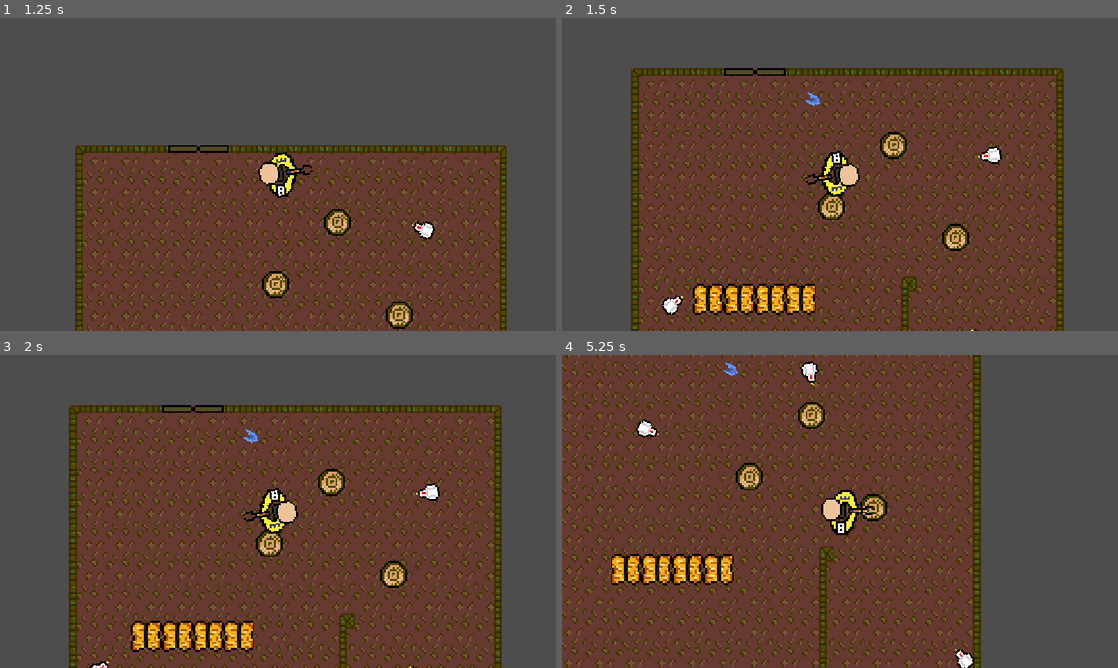
Above: before the commit, frames 1-4 (two rows, left to right).
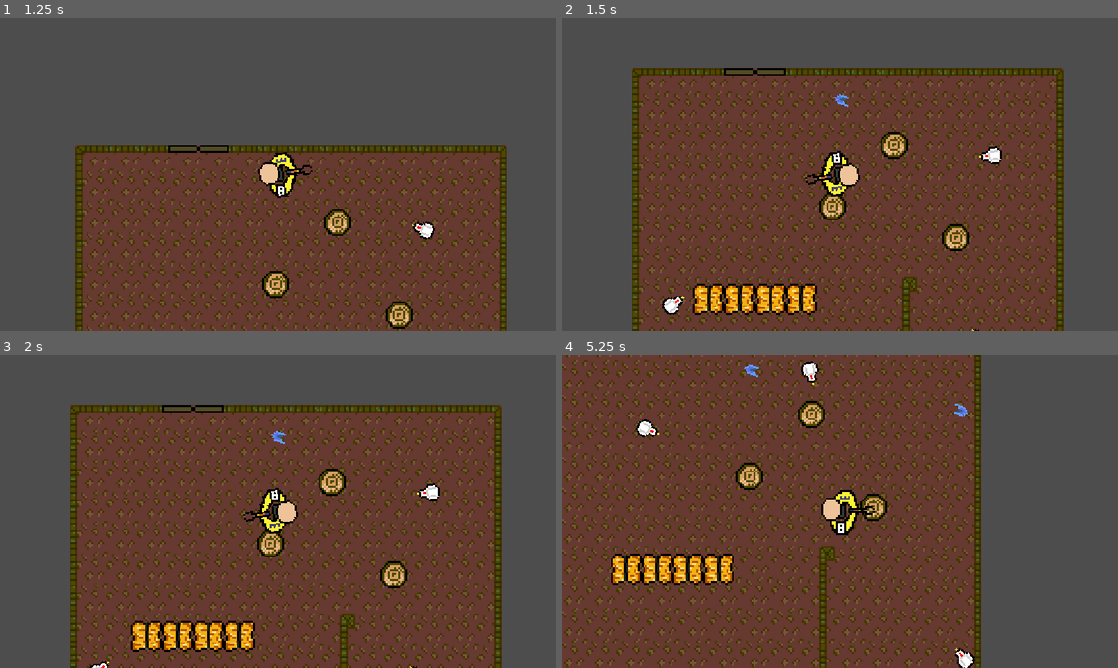
Above: after the commit, the same moments.

Repository: C6-H/BouncyBulletBounce
Game: Godot game, scene res://Scenes/room.tscn
Two runs of this game, one before a commit and one after it. Both use one fixed random seed, a clock stepped at 60 frames per second and the inputs below. This scene is started directly instead of the project's main scene.
Inputs (mouse positions are in pixels of both pictures, inside the frame that each line leads up to):
- Up to frame 1 (1.25 s): tap Enter at 0.5 s; move the mouse to (400, 158) at 0.52 s; press the mouse at (400, 158) at 0.53 s; hold D (Right) from 0.53 s (still down)
- Up to frame 2 (1.5 s): move the mouse to (728, 190) at 1.27 s; release D (Right) at 1.28 s; release the mouse at (728, 190) at 1.28 s; hold S (Down) from 1.28 s (still down); click (728, 190) at 1.35 s
- Up to frame 3 (2 s): keep holding S (Down)
- Up to frame 4 (5.25 s): move the mouse to (895, 442) at 2.02 s; release S (Down) at 2.03 s; press the mouse at (895, 442) at 2.03 s; hold D (Right) 2.03-2.78 s; move the mouse to (812, 574) at 2.77 s; release the mouse at (812, 574) at 2.78 s; hold W (Up) 2.78-3.53 s; click (812, 574) at 2.85 s; move the mouse to (1006, 558) at 3.52 s; press the mouse at (1006, 558) at 3.53 s; hold A (Left) 3.53-5.03 s; tap Space at 4.25 s; move the mouse to (673, 464) at 4.27 s; release the mouse at (673, 464) at 4.28 s; click (673, 464) at 4.35 s; move the mouse to (867, 511) at 5.02 s; press the mouse at (867, 511) at 5.03 s; hold S (Down) from 5.03 s (still down)

Frame 1 is identical in both runs. In frame 2, 4.8% of the frame differs, in the area x 12-90%, y 16-100%; in frame 3, 4.8%; in frame 4, 8.1%, in the area x 0-75%, y 0-100%.

Commit message:
Fixed some bullet stuff

Diff:
--- a/Scenes/Bullet.tscn
+++ b/Scenes/Bullet.tscn
@@ -3,19 +3,27 @@
 [ext_resource type="Script" uid="uid://cf1r0bseeym8c" path="res://Scripts/bullet.gd" id="1_14k46"]
 [ext_resource type="Texture2D" uid="uid://b7r3q5np3ye2d" path="res://Assets/Bullet.png" id="1_xjght"]
 
-[sub_resource type="RectangleShape2D" id="RectangleShape2D_v7ihv"]
-size = Vector2(4.9999905, 6)
+[sub_resource type="CapsuleShape2D" id="CapsuleShape2D_si4lm"]
+radius = 1.9999945
+height = 3.999989
 
 [node name="Bullet" type="CharacterBody2D" unique_id=1850328363]
 rotation = -1.5727693
+collision_layer = 4
+collision_mask = 4
 script = ExtResource("1_14k46")
 
 [node name="CollisionShape2D" type="CollisionShape2D" parent="." unique_id=1930637080]
-position = Vector2(0.4960531, 1.999997)
-scale = Vector2(1.0000002, 1.0000002)
-shape = SubResource("RectangleShape2D_v7ihv")
+position = Vector2(4.7683716e-07, -2.3841858e-07)
+scale = Vector2(1.0000005, 1.0000005)
+shape = SubResource("CapsuleShape2D_si4lm")
 
 [node name="Sprite2D" type="Sprite2D" parent="." unique_id=1747350223]
 texture_filter = 1
 rotation = -3.1437325
 texture = ExtResource("1_xjght")
+
+[node name="CollisionCooldown" type="Timer" parent="." unique_id=801060945]
+wait_time = 0.1
+
+[connection signal="timeout" from="CollisionCooldown" to="." method="_on_collision_cooldown_timeout"]
--- a/Scenes/player.tscn
+++ b/Scenes/player.tscn
@@ -37,3 +37,5 @@
 zoom = Vector2(4, 4)
 
 [node name="Gun" type="Marker2D" parent="." unique_id=1911579320]
+position = Vector2(0, 1)
+rotation = 1.5707964
--- a/Scripts/bullet.gd
+++ b/Scripts/bullet.gd
@@ -1,17 +1,29 @@
 extends CharacterBody2D
 @onready var sprite_2d: Sprite2D = $Sprite2D
 
-var max_bounces = 3
+var max_bounces = 30
 var bounces = 0
+var speed: float = 10
+var collidable = true
+var last_pos: Vector2 = Vector2(0, 0)
 
 func _physics_process(delta: float) -> void:
+	if last_pos != position:
+		last_pos = position
+		look_at(last_pos)
+		rotate(PI - PI/6)
 	var collision = move_and_collide(velocity * delta)
 
 	if collision:
 		velocity = velocity.bounce(collision.get_normal())
 		bounces += 1
+		collidable = false
 
 	if bounces > max_bounces:
 		queue_free()
 
 	rotation = velocity.angle() + 90
+
+
+func _on_collision_cooldown_timeout() -> void:
+	collidable = true
--- a/Scripts/player.gd
+++ b/Scripts/player.gd
@@ -7,7 +7,7 @@
 
 var charging = false
 @onready var reload_timer: Timer = $"Reload timer"
-var bullet_speed = 0
+var bullet_speed = 1.0
 
 var elapsed_time = 0.0
 
@@ -39,12 +39,12 @@
 		print("shoot")
 		shoot()
 
-	if Input.is_action_just_released("Shoot"):
+	if Input.is_action_just_released("Shoot") and charging:
 		charging = false
 		if elapsed_time >= 5.0:
-			bullet_speed = elapsed_time * 500
+			bullet_speed = elapsed_time * 10
 		else:
-			bullet_speed = 2500
+			bullet_speed = 100
 		Engine.time_scale = 1
 		elapsed_time = 0
 
@@ -58,4 +58,5 @@
 	var bullet = bullet_scene.instantiate()
 	add_sibling(bullet)
 	bullet.transform = gun.global_transform
-	bullet.velocity = gun.global_transform.x * bullet_speed
+	bullet.speed = bullet_speed
+	bullet.velocity = Vector2(cos(rotation + PI/2), sin(rotation + PI/2)) * bullet_speed
--- a/other/new_tile_set.tres
+++ b/other/new_tile_set.tres
@@ -46,6 +46,6 @@
 2:1/0 = 0
 
 [resource]
-physics_layer_0/collision_layer = 3
-physics_layer_0/collision_mask = 3
+physics_layer_0/collision_layer = 7
+physics_layer_0/collision_mask = 7
 sources/0 = SubResource("TileSetAtlasSource_c0cbl")
Not shown, added: Scenes/Rooms/l_shaped_room_1.tscn947501874.tmp
Not shown, added: Scenes/Rooms/l_shaped_room_1.tscn954710993.tmp
Not shown, added: Scenes/Rooms/l_shaped_room_1.tscn963856473.tmp
